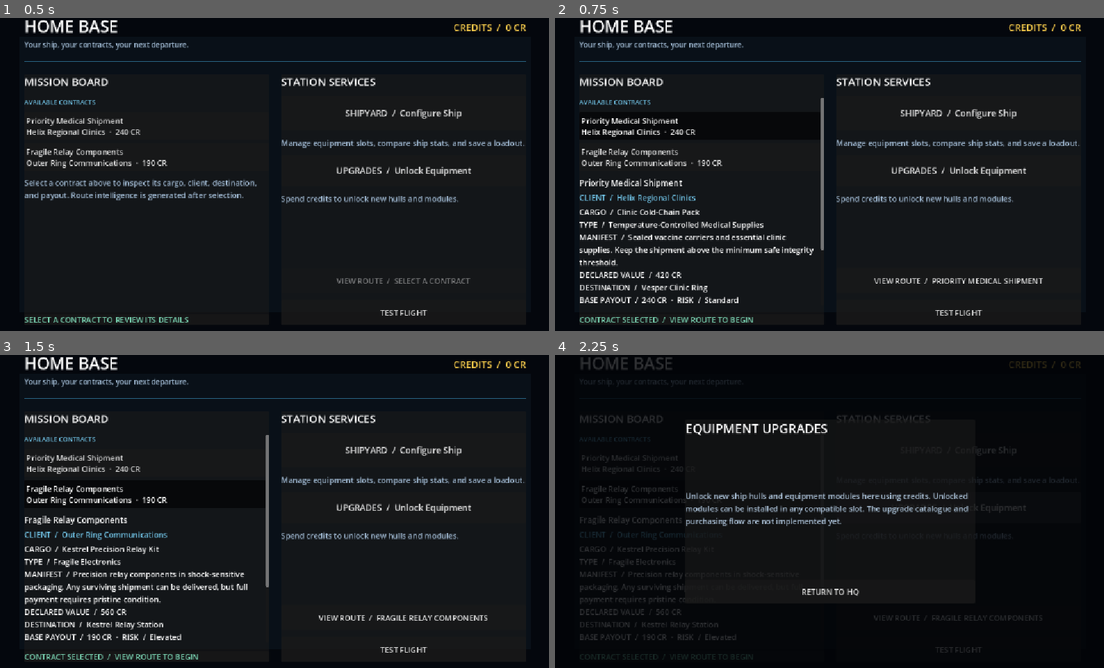
Above: before the commit, frames 1-4 (two rows, left to right).
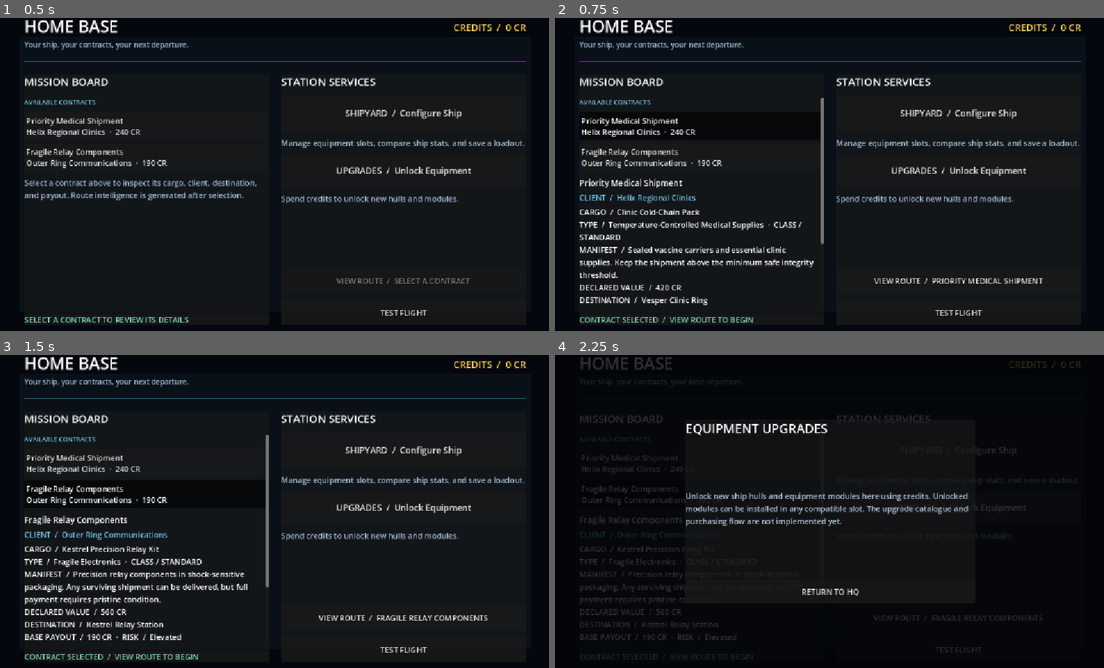
Above: after the commit, the same moments.

Repository: Bbran4/SpaceDelivery
Game: Godot game, scene res://scenes/hq.tscn
Same seed, same stepped clock (60 frames per second), same inputs: the game is played once before the commit and once after it.
Inputs:
- Up to frame 1 (0.5 s): no input
- Up to frame 2 (0.75 s): click "Priority Medical Shipment Hel…" at 0.5 s
- Up to frame 3 (1.5 s): click "Fragile Relay Components Oute…" at 1.25 s
- Up to frame 4 (2.25 s): click "UPGRADES / Unlock Equipment" at 2 s

Frame 1 is identical in both runs. In frame 2, 2.6% of the frame differs, in the area x 4-49%, y 65-92%; in frame 3, 0.2%; in frame 4, less than 0.1%.

Commit message:
Show cargo class and enforce variant capacity

Diff:
--- a/scripts/hq.gd
+++ b/scripts/hq.gd
@@ -142,7 +142,7 @@
 	var has_weapon: bool = not active_build.is_empty()
 	if active_build.is_empty():
 		has_weapon = ShipBuildStore.build_has_weapon("res://resources/hulls/starter_courier.tres", PackedStringArray(["res://resources/modules/basic_laser_module.tres"]))
-	var has_capacity: bool = selected_mission == null or _active_ship_cargo_capacity() >= selected_mission.cargo_capacity_required
+	var has_capacity: bool = selected_mission == null or _active_ship_cargo_capacity() >= CargoRules.get_required_capacity(selected_mission)
 	if is_instance_valid(deliver_button):
 		deliver_button.disabled = selected_mission == null or not has_weapon or not has_capacity
 	if is_instance_valid(cargo_capacity_warning_label):
@@ -289,15 +289,16 @@
 	selected_details.add_child(client_label)
 
 	var cargo_label: Label = Label.new()
-	cargo_label.text = "CARGO  /  %s\nTYPE  /  %s\nMANIFEST  /  %s\nDECLARED VALUE  /  %d …(204 unchanged characters)…
+	cargo_label.text = "CARGO  /  %s\nTYPE  /  %s  ·  CLASS / %s\nMANIFEST  /  %s\nDECLARED VALUE  /  %d …(204 unchanged characters)…
 		selected_mission.cargo_name,
 		selected_mission.cargo_type,
+		CargoRules.get_variant_name(selected_mission.cargo_variant).to_upper(),
 		selected_mission.cargo_description,
 		selected_mission.cargo_value_credits,
 		selected_mission.destination_name,
 		selected_mission.base_reward_credits,
 		selected_mission.risk_label,
-		selected_mission.cargo_capacity_required,
+		CargoRules.get_required_capacity(selected_mission),
 		selected_mission.minimum_delivery_integrity_percent,
 		selected_mission.full_reward_integrity_percent,
 		selected_mission.damaged_cargo_payout_penalty_percent,
